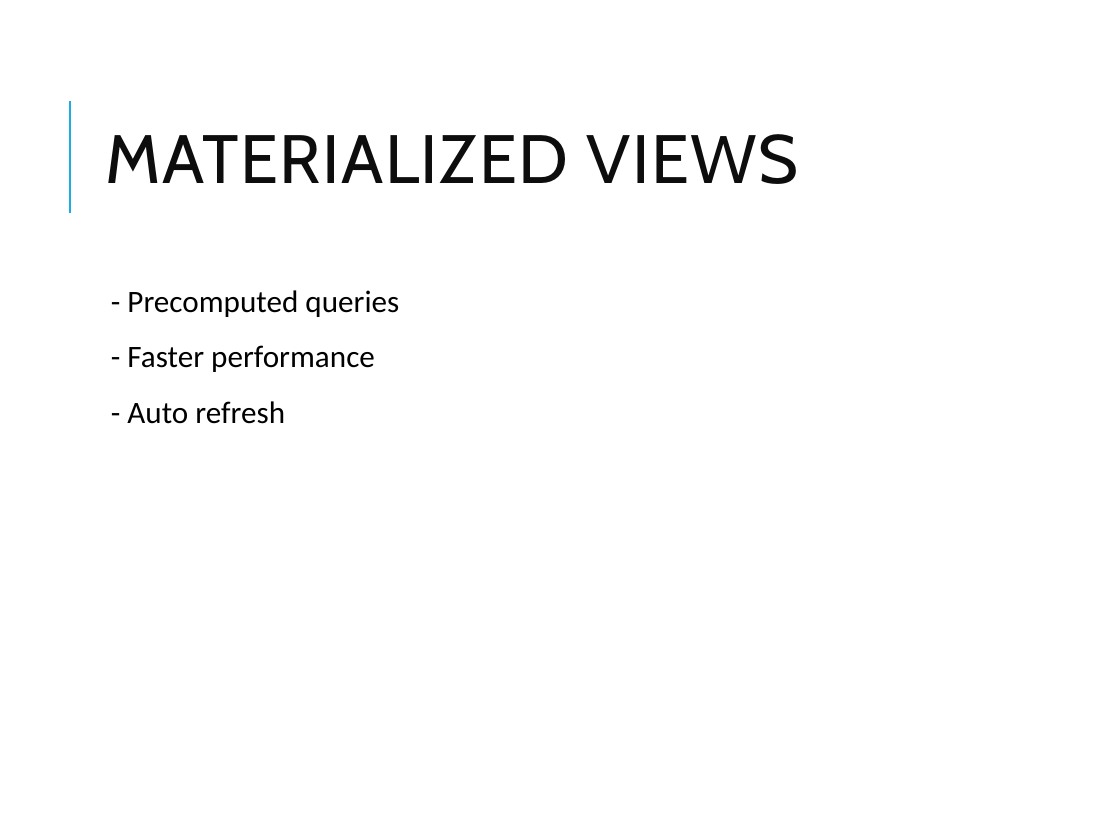
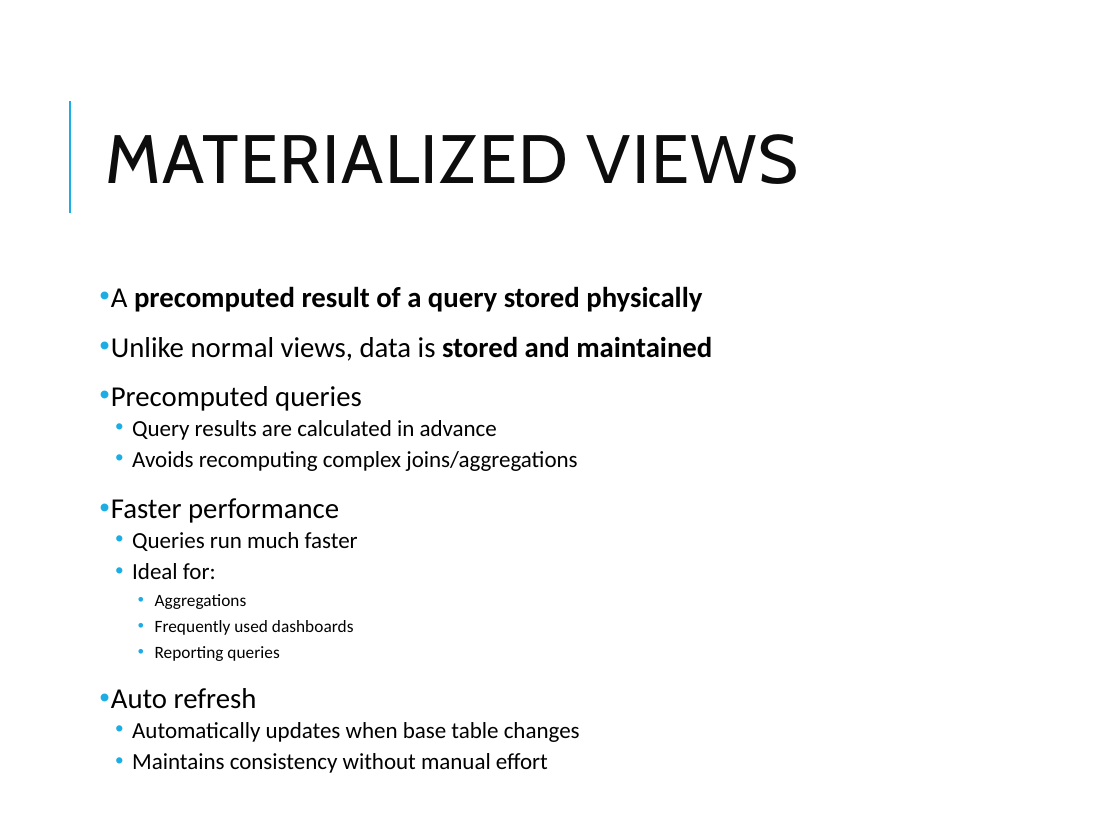
Before and after one commit to vikash-verma-profile/DE-Sig-March-2026, a slide deck: slide 27 of Week-2/Day-5/Snowflake_Modules_4_6.pptx (slide 23 before the commit). Drawn at 1120x840 pixels with LibreOffice and Linux fonts; fonts in the diff are those of the drawing. Boxes give left, top, right and bottom in pixels: in the first picture for what was removed or moved away, otherwise in the second. Text is boxed around its words. In the diff, an @@ line names an element or a change of style, - is before the commit and + after.

```diff
--- a/Week-2/Day-5/Snowflake_Modules_4_6.pptx
+++ b/Week-2/Day-5/Snowflake_Modules_4_6.pptx
@@ text at [111,286,712,773]: text changed; size 20 to 14.8 pt @@
-  - Precomputed queries
-  - Faster performance
-  - Auto refresh
+• A precomputed result of a query stored physically
+• Unlike normal views, data is stored and maintained
+• Precomputed queries
+  • Query results are calculated in advance
+  • Avoids recomputing complex joins/aggregations
+• Faster performance
+  • Queries run much faster
+  • Ideal for:
+    • Aggregations
+    • Frequently used dashboards
+    • Reporting queries
+• Auto refresh
+  • Automatically updates when base table changes
+  • Maintains consistency without manual effort
```
Also in this commit, not shown: 19 other slides changed, 5 slides added, 23 other files.
